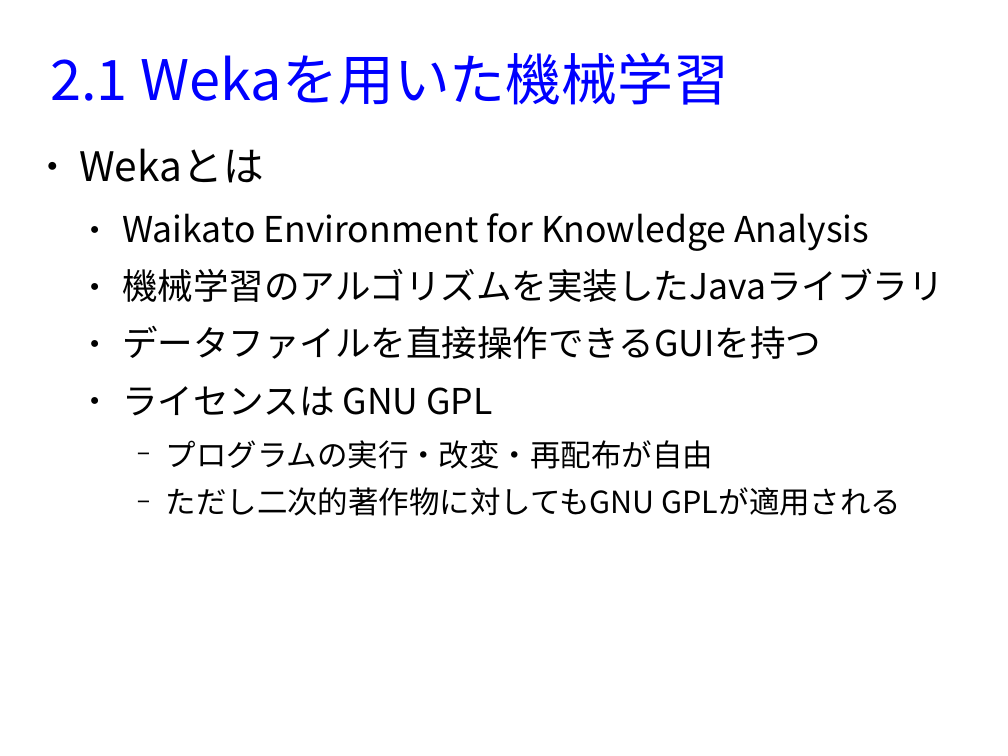
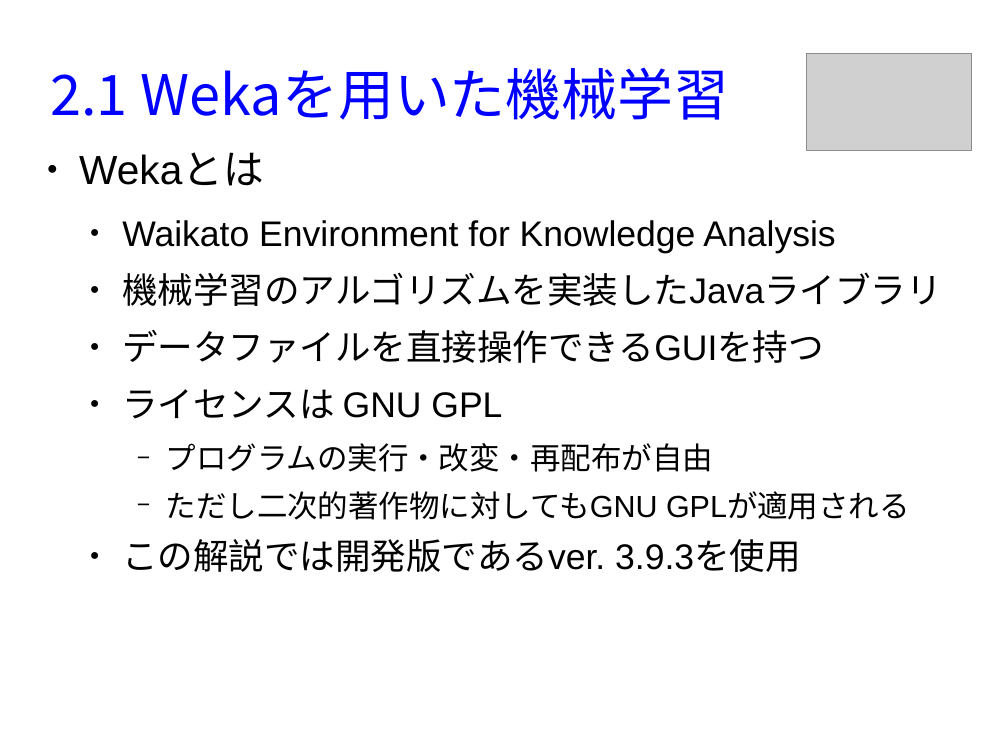
Before and after one commit to MasahiroAraki/MachineLearning, a slide deck: slide 2 of slides/chap02.odp. Drawn at 1008x756 pixels with LibreOffice and Linux fonts; fonts in the diff are those of the drawing; grey boxes stand for pictures. Boxes give left, top, right and bottom in pixels: in the first picture for what was removed or moved away, otherwise in the second. Text is boxed around its words. In the diff, an @@ line names an element or a change of style, - is before the commit and + after.

```diff
--- a/slides/chap02.odp
+++ b/slides/chap02.odp
@@ title "2.1 Wekaを用いた機械学習": place and size @@
-title "2.1 Wekaを用いた機械学習" at box(50, 52, 729, 105)
+title "2.1 Wekaを用いた機械学習" at box(50, 67, 729, 120)
@@ picture added at box(807, 54, 972, 151) @@
@@ text at box(79, 152, 942, 520): font Noto Sans CJK JP to Arial in "Wekaとは", "Waikato Environment for Knowledge Analysis", "機械学習のアルゴリズムを実装したJavaライブラリ", "データファイルを直接操作できるGUIを持つ" and 3 more places @@
@@ text at box(122, 539, 801, 572): paragraph added @@
+  ● この解説では開発版であるver. 3.9.3を使用
```
Also in this commit, not shown: 1 other slide changed, 20 slides added, 3 slides removed, 30 other files.
